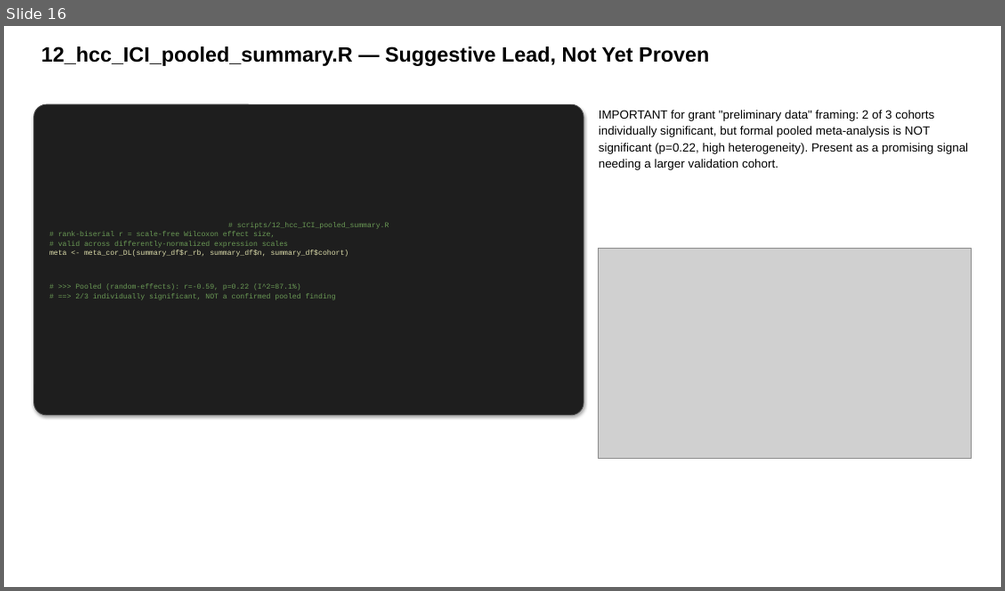
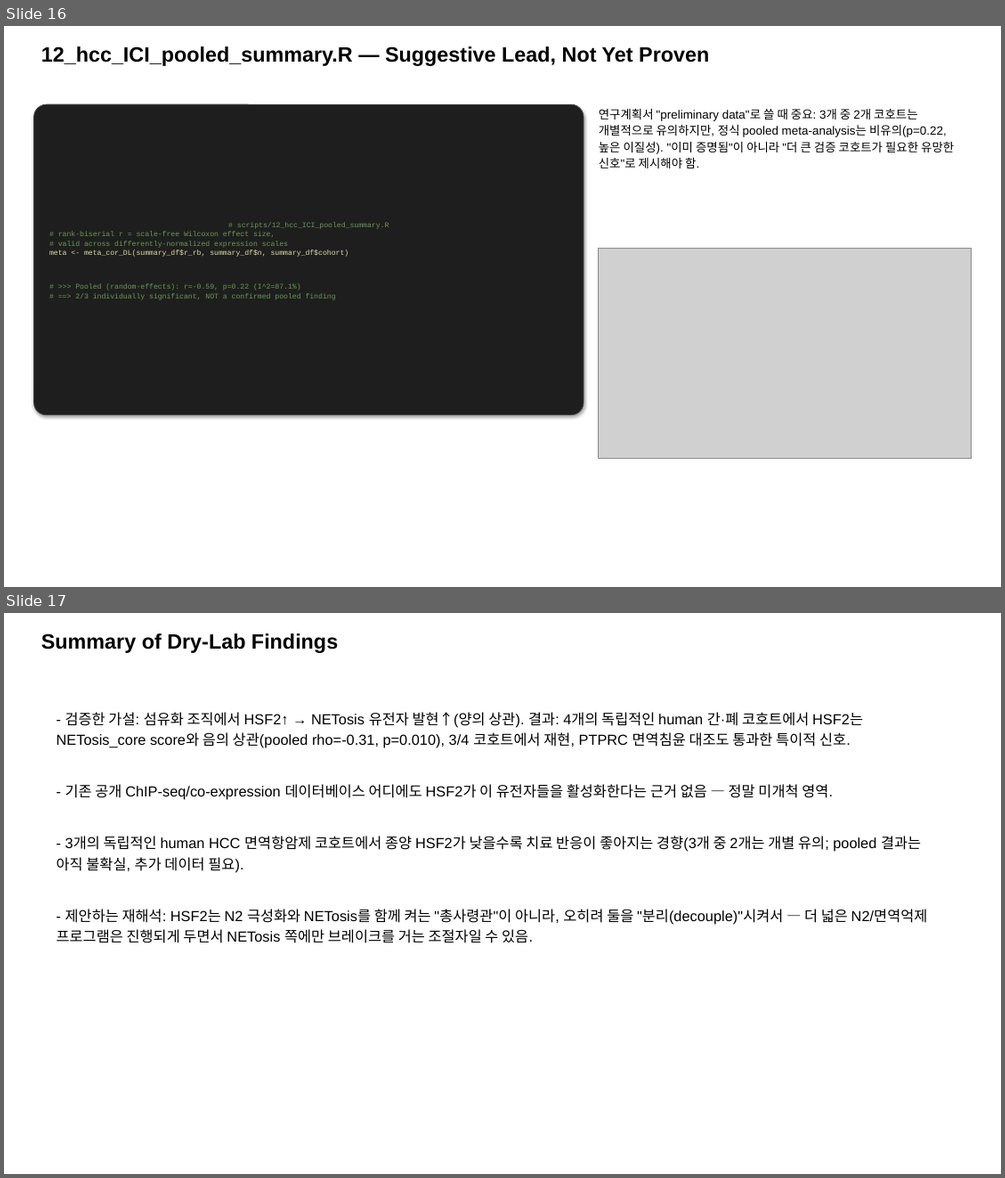
Before and after one commit to bioinform25/project2, a slide deck: presentation/dry_lab_summary.pptx. Shown one above the other, each under a label of ours: slide 16 before the commit, slides 16 and 17 after it. The pictures are 1005x591 and 1005x1178 pixels, drawn with LibreOffice and Linux fonts; fonts in the diff are those of the drawing; grey boxes stand for pictures. Boxes give left, top, right and bottom in pixels: in the first picture for what was removed or moved away, otherwise in the second. Text is boxed around its words. In the diff, an @@ line names an element or a change of style, - is before the commit and + after.

```diff
--- a/presentation/dry_lab_summary.pptx
+++ b/presentation/dry_lab_summary.pptx
@@ slide 17 added at box(4, 613, 1001, 1174), background #FFFFFF @@
@@ text added at box(41, 633, 338, 653), 20 pt, text #000000, bold @@
+Summary of Dry-Lab Findings
@@ text added at box(57, 712, 928, 943), 14 pt, text #000000 @@
+- 검증한 가설: 섬유화 조직에서 HSF2↑ → NETosis 유전자 발현↑(양의 상관). 결과: 4개의 독립적인 human 간·폐 코호트에서 HSF2는 NETosis_core score와 음의 상관(pooled rho=-0.31, p=0.010), 3/4 코호트에서 재현, PTPRC 면역침윤 대조도 통과한 특이적 신호.
+- 기존 공개 ChIP-seq/co-expression 데이터베이스 어디에도 HSF2가 이 유전자들을 활성화한다는 근거 없음 — 정말 미개척 영역.
+- 3개의 독립적인 human HCC 면역항암제 코호트에서 종양 HSF2가 낮을수록 치료 반응이 좋아지는 경향(3개 중 2개는 개별 유의; pooled 결과는 아직 불확실, 추가 데이터 필요).
+- 제안하는 재해석: HSF2는 N2 극성화와 NETosis를 함께 켜는 "총사령관"이 아니라, 오히려 둘을 "분리(decouple)"시켜서 — 더 넓은 N2/면역억제 프로그램은 진행되게 두면서 NETosis 쪽에만 브레이크를 거는 조절자일 수 있음.
@@ slide 16 changed as well @@
@@ text at box(599, 108, 954, 168): text changed @@
-IMPORTANT for grant "preliminary data" framing: 2 of 3 cohorts individually significant, but formal pooled meta-analysis is NOT significant (p=0.22, high heterogeneity). Present as a promising signal needing a larger validation cohort.
+연구계획서 "preliminary data"로 쓸 때 중요: 3개 중 2개 코호트는 개별적으로 유의하지만, 정식 pooled meta-analysis는 비유의(p=0.22, 높은 이질성). "이미 증명됨"이 아니라 "더 큰 검증 코호트가 필요한 유망한 신호"로 제시해야 함.
```
Also in this commit, not shown: 17 other slides changed, 1 slide removed, 1 other file.
